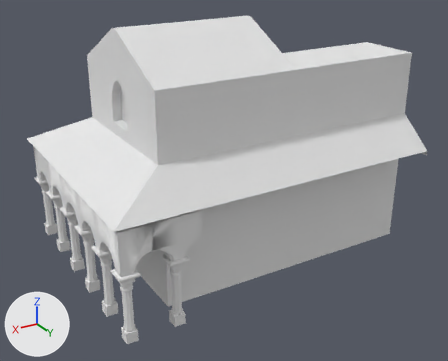
The OBJ model Unity/Assets/models/Minas_Tirith_Building.obj, before and after one commit.
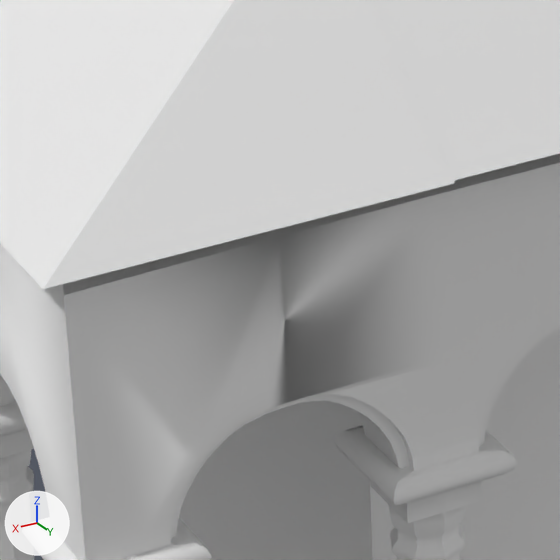
Each version appears first whole from a camera (50 mm lens) standing at (14.7, 25.1, 18.3) and looking at (-2.0, -2.7, 4.4), and next in a close-up on the part from 24% to 44% of the width and 51% to 76% of the height. The lights are fixed; the arrows at lower left show +X, +Y and +Z. Where no turn or scale is listed for an object, it has been applied to the vertices. Vertices at the same position are counted once.

Names of what the first close-up shows: 'Minas_Tirith_Building'.
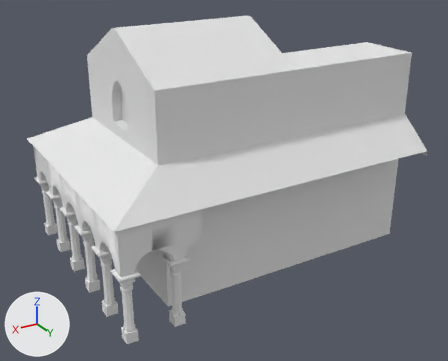
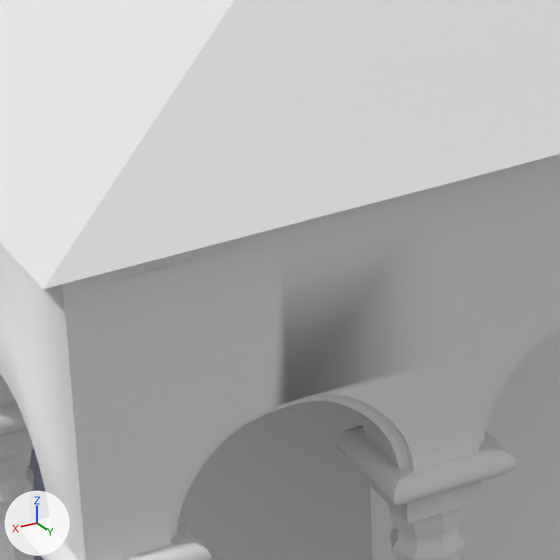
Commit message: Added faces

Boxes [x1, y1, x2, y2] around the edits, measured in the close-ups (560 x 560 px):
part 1 of me_minas_tirith_building, built on: before [43, 0, 455, 289]; after [43, 0, 560, 295]

Patch to the scene script:
```diff
--- a/Unity/Assets/models/Minas_Tirith_Building.obj.py
+++ b/Unity/Assets/models/Minas_Tirith_Building.obj.py
@@ me_minas_tirith_building @@
 # used by ob_minas_tirith_building; location = (0.0, 0.0, 0.0)
-me_minas_tirith_building.from_pydata(...)  # 7930 vertices, 6486 faces; spans x -11.9..6.8, y -10.8..2.9, z 0.0..13.3
+me_minas_tirith_building.from_pydata(...)  # 7935 vertices, 6497 faces; spans x -11.9..8.3, y -10.8..2.9, z 0.0..13.3
+# me_minas_tirith_building part 1
+# 1 vertex is removed from x 3.6, y 2.9, z 6.1
+# 16 faces are deleted
+# 6 vertices are added at (4.9, 2.7, 6.1), (3.6, 2.7, 6.1), (2.4, 2.7, 6.1), (8.3, -7.1, 4.1), (8.1, -7.1, 4.1), (4.9, 2.9, 6.1)
+# 27 new faces join them
 me_minas_tirith_building.materials.append(mat_lambert2sg)
```
